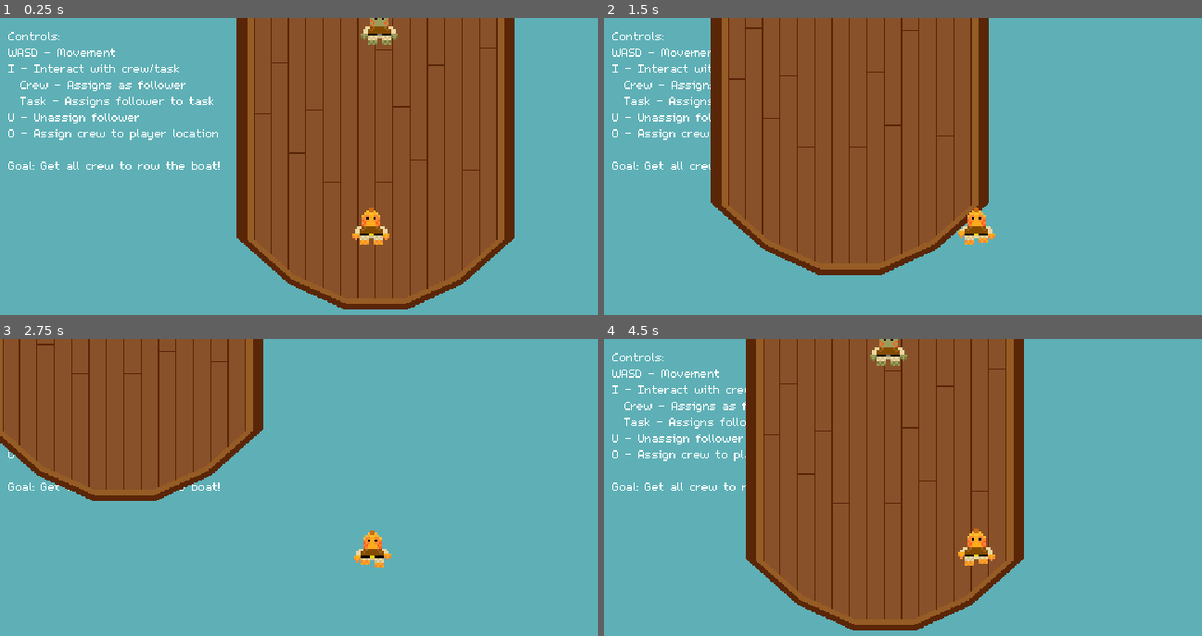
Above: before the commit, frames 1-4 (two rows, left to right).
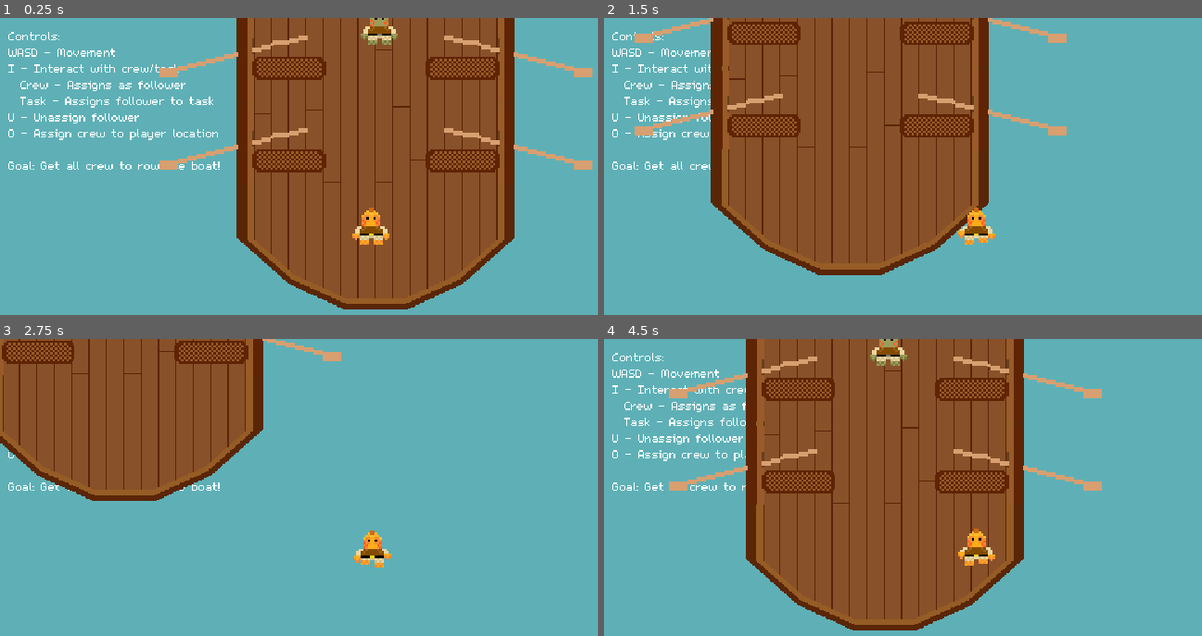
Above: after the commit, the same moments.

Repository: Splashy-Inc/splish-splashisson
Game: Godot game, scene res://Scenes/playground.tscn
Same seed, same stepped clock (60 frames per second), same inputs: the game is played once before the commit and once after it.
Inputs:
- Up to frame 1 (0.25 s): no input
- Up to frame 2 (1.5 s): tap Enter at 0.5 s; hold D (right) 0.53-1.28 s; tap I (interact) at 0.6 s; hold S (down) from 1.28 s (still down); tap O (location) at 1.35 s
- Up to frame 3 (2.75 s): release S (down) at 2.03 s; hold D (right) from 2.03 s (still down); tap I (interact) at 2.1 s
- Up to frame 4 (4.5 s): release D (right) at 2.78 s; hold W (up) 2.78-3.53 s; tap O (location) at 2.85, 4.35 s; hold A (left) from 3.53 s (still down); tap I (interact) at 3.6 s

The runs differ from the first frame. In frame 1, 3.8% of the frame differs, in the area x 26-100%, y 5-53%; in frame 2, 3.7%; in frame 3, 1.4%; in frame 4, 4.1%, in the area x 10-84%, y 0-56%.

Commit message:
Update generation for single deck support
Needed to work out some kinks with the generation when a deck already existed in the editor. Wanted to be able to visually/manually set up a boat, but also programmatically generate one

Diff:
--- a/Scenes/boat.gd
+++ b/Scenes/boat.gd
@@ -1,4 +1,6 @@
 extends Node2D
+
+class_name Boat
 
 # Number of deck segments
 @export var deck_length: int
@@ -16,11 +18,18 @@
 	pass
 
 func _generate_boat():
+	# Clear current deck segments
+	for segment in $DeckSlot.get_children():
+		if segment is Deck:
+			segment.clear_deck()
+		segment.free()
+
 	# Generate each deck segment
 	# TODO: Update to generate with more than 1 deck segment
 	var deck_tasks_to_place = deck_tasks
 	for i in deck_length:
 		var new_deck_segment = deck_scene.instantiate()
-		var tasks = deck_tasks.slice(0, 4)
+		var tasks = deck_tasks_to_place.slice(0, 4)
+		deck_tasks_to_place = deck_tasks_to_place.slice(4)
 		new_deck_segment.initialize(tasks)
 		$DeckSlot.add_child(new_deck_segment)
--- a/Scenes/boat.tscn
+++ b/Scenes/boat.tscn
@@ -18,6 +18,8 @@
 
 [node name="DeckSlot" type="Node2D" parent="."]
 
+[node name="Deck" parent="DeckSlot" instance=ExtResource("2_kxpgr")]
+
 [node name="SternSlot" type="Node2D" parent="."]
 position = Vector2(0, 120)
 
--- a/Scenes/deck.gd
+++ b/Scenes/deck.gd
@@ -1,4 +1,6 @@
 extends Node2D
+
+class_name Deck
 
 @export var tasks: Array[Globals.Task_type]
 
@@ -15,13 +17,7 @@
 	_set_up_tasks()
 
 func _set_up_tasks():
-	# Clear tasks
-	for slot in $Tasks.get_children():
-		for task in slot.get_children():
-			if task is Task:
-				task.set_worker(null)
-			task.queue_free()
-
+	clear_deck()
 	# Generate and place new tasks
 	for task in tasks:
 		var new_task = Globals.generate_task(task)
@@ -32,8 +28,16 @@
 					new_task = null
 					break
 			if new_task:
-				print("Unable to assign ", task, " to a slot. They may all be full. Freeing orphan node: ", $Tasks.get_children())
+				print("Unable to assign ", new_task, " to a slot. They may all be full. Freeing orphan node: ", $Tasks.get_children())
 				new_task.free()
 		else:
 			print("Scene in task array is not a Task type scene, skipping this one and freeing orphan node: ", new_task)
 			new_task.free()
+
+func clear_deck():
+	# Clear tasks
+	for slot in $Tasks.get_children():
+		for task in slot.get_children():
+			if task is Task:
+				task.set_worker(null)
+			task.free()
--- a/Scenes/deck.tscn
+++ b/Scenes/deck.tscn
@@ -1,7 +1,8 @@
-[gd_scene load_steps=3 format=3 uid="uid://ccika7v5l27ew"]
+[gd_scene load_steps=4 format=3 uid="uid://ccika7v5l27ew"]
 
 [ext_resource type="Texture2D" uid="uid://dl2iyrtq3rdcy" path="res://Art/ShipTiles/ShipMiddle.png" id="1_146gp"]
 [ext_resource type="Script" path="res://Scenes/deck.gd" id="1_u6t8r"]
+[ext_resource type="PackedScene" uid="uid://bh2fvow0in3wk" path="res://Scenes/rowing_task.tscn" id="2_lgf02"]
 
 [node name="Deck" type="Node2D"]
 script = ExtResource("1_u6t8r")
@@ -16,12 +17,20 @@
 position = Vector2(-75, -40)
 scale = Vector2(-1, 1)
 
+[node name="RowingTask" parent="Tasks/TopLeftSlot" instance=ExtResource("2_lgf02")]
+
 [node name="TopRightSlot" type="Node2D" parent="Tasks"]
 position = Vector2(75, -40)
+
+[node name="RowingTask" parent="Tasks/TopRightSlot" instance=ExtResource("2_lgf02")]
 
 [node name="BottomLeftSlot" type="Node2D" parent="Tasks"]
 position = Vector2(-75, 40)
 scale = Vector2(-1, 1)
 
+[node name="RowingTask" parent="Tasks/BottomLeftSlot" instance=ExtResource("2_lgf02")]
+
 [node name="BottomRightSlot" type="Node2D" parent="Tasks"]
 position = Vector2(75, 40)
+
+[node name="RowingTask" parent="Tasks/BottomRightSlot" instance=ExtResource("2_lgf02")]
